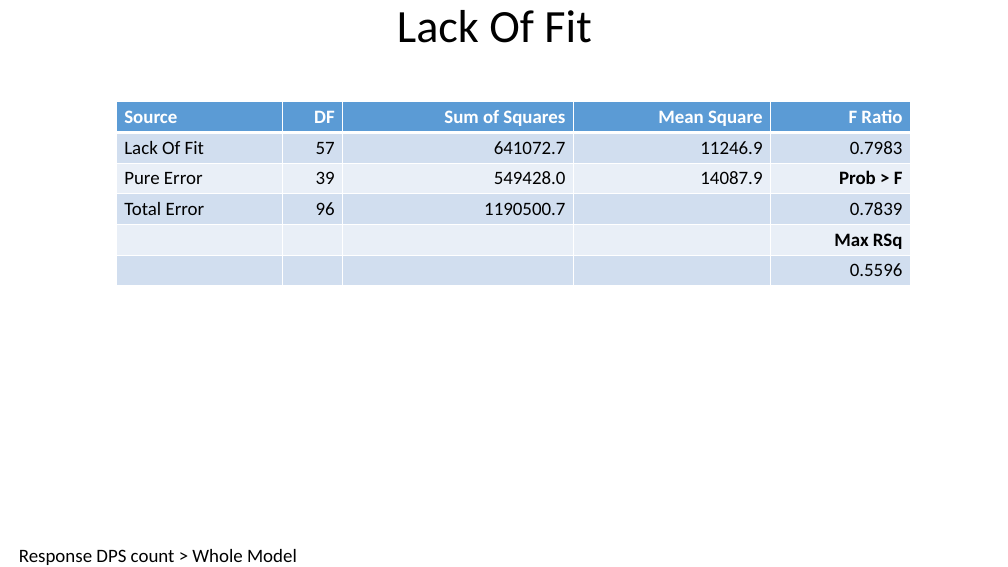
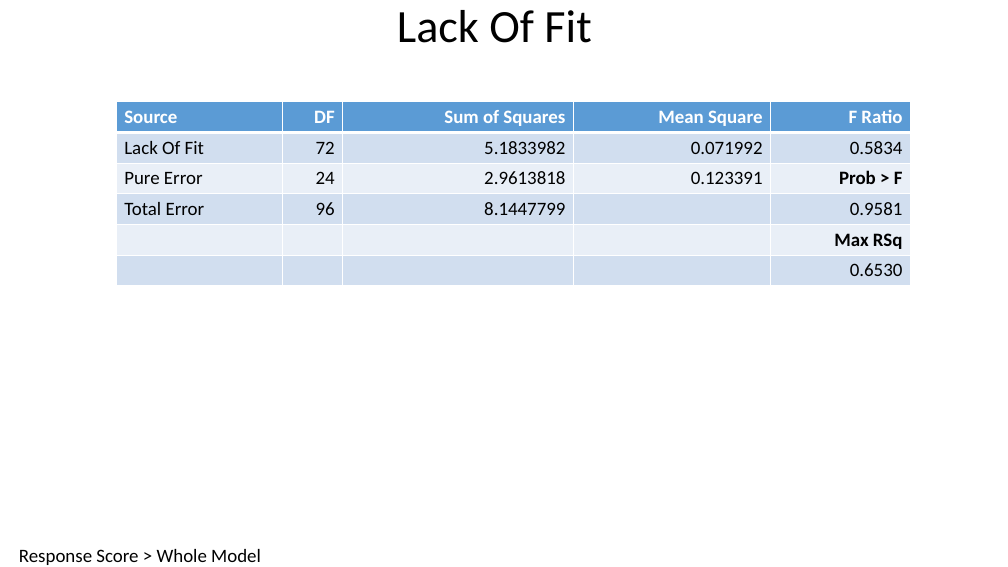
Before and after one commit to rifatsm/DPS-Classify-and-Analysis, a slide deck: slide 3 of Analysis by Quantile Values Nov 2018/From_Python_script/PS Count + Score + Quantile Merged/Fit Model.pptx. Drawn at 1008x567 pixels with LibreOffice and Linux fonts; fonts in the diff are those of the drawing. Boxes give left, top, right and bottom in pixels: in the first picture for what was removed or moved away, otherwise in the second. Text is boxed around its words. In the diff, an @@ line names an element or a change of style, - is before the commit and + after.

Commit message:
# Result PPTX from DPS count vs Project Score # RMD file for getting percentage of DPS distribution in projects

```diff
--- a/Analysis by Quantile Values Nov 2018/From_Python_script/PS Count + Score + Quantile Merged/Fit Model.pptx
+++ b/Analysis by Quantile Values Nov 2018/From_Python_script/PS Count + Score + Quantile Merged/Fit Model.pptx
@@ table at (116,102,910,286) @@
-row 2: Lack Of Fit | 57 | 641072.7 | 11246.9 | 0.7983
+row 2: Lack Of Fit | 72 | 5.1833982 | 0.071992 | 0.5834
-row 3: Pure Error | 39 | 549428.0 | 14087.9 | Prob > F
+row 3: Pure Error | 24 | 2.9613818 | 0.123391 | Prob > F
-row 4, column 3: 1190500.7
+row 4, column 3: 8.1447799
-row 4, column 5: 0.7839
+row 4, column 5: 0.9581
-row 6, column 5: 0.5596
+row 6, column 5: 0.6530
@@ text at (19,549,261,565): text changed @@
-Response DPS count > Whole Model
+Response Score > Whole Model
```
Also in this commit, not shown: 7 other slides changed, 1 other file.
